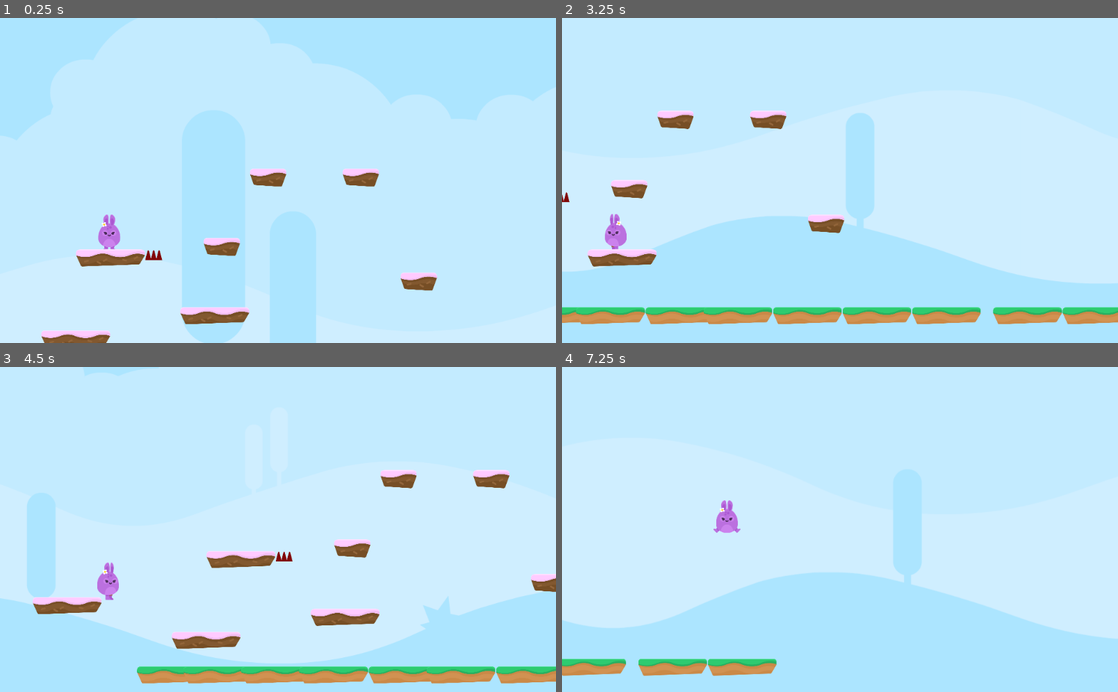
Above: before the commit, frames 1-4 (two rows, left to right).
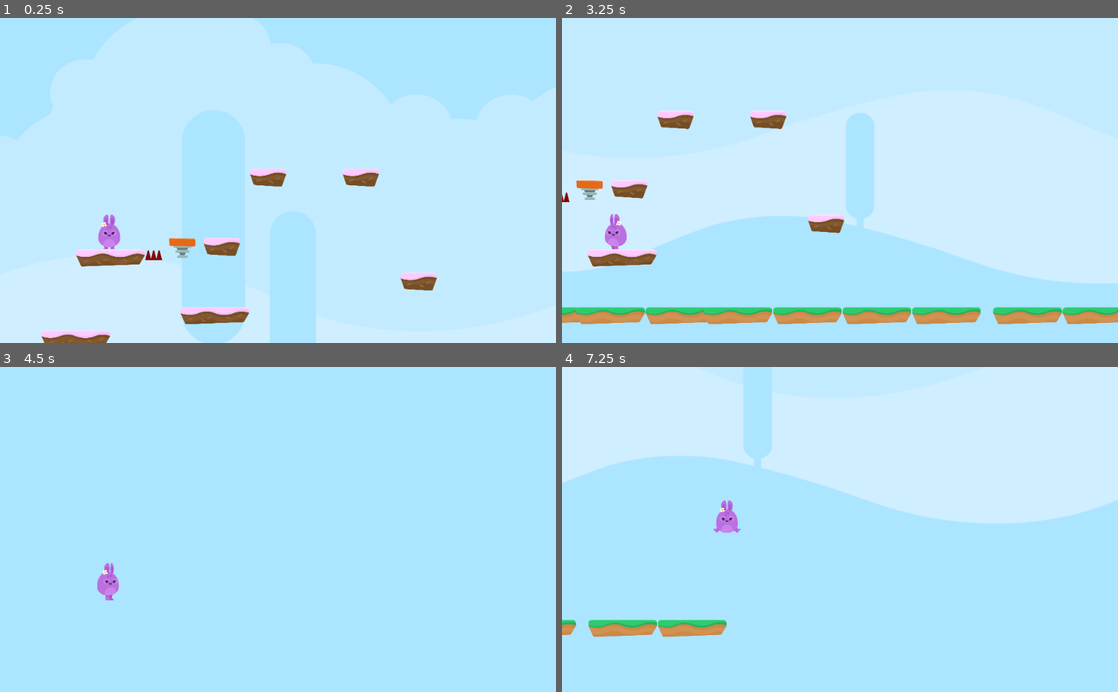
Above: after the commit, the same moments.

Repository: binarin/discovering-godot
Game: Godot game, scene res://Scenes/Levels/Level1.tscn
Two runs of this game, one before a commit and one after it. Both use one fixed random seed, a clock stepped at 60 frames per second and the inputs below.
Inputs:
- Up to frame 1 (0.25 s): no input
- Up to frame 2 (3.25 s): hold W (jump) 0.53-1.28 s; hold D (right) 0.53-2.03 s; tap W (jump) at 1.35, 1.52, 1.82, 2.85, 3.02 s; hold W (jump) 2.03-2.78 s; hold A (left) from 2.03 s (still down)
- Up to frame 3 (4.5 s): tap W (jump) at 3.32, 4.35 s; hold W (jump) 3.53-4.28 s; release A (left) at 4.28 s; hold D (right) from 4.28 s (still down)
- Up to frame 4 (7.25 s): keep holding D (right); tap W (jump) at 4.52, 4.82, 5.85, 6.02, 6.32 s; hold W (jump) 5.03-5.78 s; hold W (jump) from 6.53 s (still down)

The runs differ from the first frame. In frame 1, 0.2% of the frame differs, in the area x 30-36%, y 67-74%; in frame 2, 0.2%; in frame 3, 47%, in the area x 0-100%, y 12-98%; in frame 4, 37%.

Commit message:
More hoppy days

Diff:
--- a/HoppyDays/Hazards/Hazards.gd
+++ b/HoppyDays/Hazards/Hazards.gd
@@ -3,5 +3,4 @@
 
 
 func _on_SpikeTop_body_entered(body):
-	if body.has_method("hurt"):
-		body.hurt()
+	get_tree().call_group("Gamestate", "hurt")
--- /dev/null
+++ b/HoppyDays/Items/JumpPad.gd
@@ -0,0 +1,8 @@
+extends Area2D
+
+
+
+func _on_JumpPad_body_entered(body):
+	if body.has_method("boost"):
+		$AnimationPlayer.play("boost")
+		body.boost()
--- /dev/null
+++ b/HoppyDays/Items/JumpPad.tscn
@@ -0,0 +1,60 @@
+[gd_scene load_steps=8 format=2]
+
+[ext_resource path="res://GFX/Items/spring_in.png" type="Texture" id=1]
+[ext_resource path="res://GFX/Items/spring.png" type="Texture" id=2]
+[ext_resource path="res://Items/JumpPad.gd" type="Script" id=3]
+[ext_resource path="res://GFX/Items/spring_out.png" type="Texture" id=4]
+
+[sub_resource type="SpriteFrames" id=1]
+animations = [ {
+"frames": [ ExtResource( 2 ), ExtResource( 1 ) ],
+"loop": true,
+"name": "default",
+"speed": 1.5
+}, {
+"frames": [ ExtResource( 1 ), ExtResource( 4 ) ],
+"loop": true,
+"name": "boost",
+"speed": 2.5
+} ]
+
+[sub_resource type="RectangleShape2D" id=2]
+extents = Vector2( 69.8763, 38.2131 )
+
+[sub_resource type="Animation" id=3]
+resource_name = "boost"
+length = 2.0
+tracks/0/type = "value"
+tracks/0/path = NodePath("AnimatedSprite:animation")
+tracks/0/interp = 1
+tracks/0/loop_wrap = true
+tracks/0/imported = false
+tracks/0/enabled = true
+tracks/0/keys = {
+"times": PoolRealArray( 0, 1.5, 2 ),
+"transitions": PoolRealArray( 1, 1, 1 ),
+"update": 1,
+"values": [ "boost", "boost", "default" ]
+}
+
+[node name="JumpPad" type="Area2D"]
+collision_layer = 8
+script = ExtResource( 3 )
+__meta__ = {
+"_edit_group_": true
+}
+
+[node name="AnimatedSprite" type="AnimatedSprite" parent="."]
+frames = SubResource( 1 )
+animation = "boost"
+frame = 1
+playing = true
+
+[node name="CollisionShape2D" type="CollisionShape2D" parent="."]
+visible = false
+position = Vector2( -0.568817, 2.27521 )
+shape = SubResource( 2 )
+
+[node name="AnimationPlayer" type="AnimationPlayer" parent="."]
+anims/boost = SubResource( 3 )
+[connection signal="body_entered" from="." to="." method="_on_JumpPad_body_entered"]
--- /dev/null
+++ b/HoppyDays/Levels/GameState.gd
@@ -0,0 +1,18 @@
+extends Node2D
+
+
+var lives = 3
+
+
+func _ready():
+	add_to_group("Gamestate")
+
+func hurt():
+	lives -= 1
+	$Player.hurt()
+	# if lives < 0 then end game
+	if lives < 0:
+		end_game()
+
+func end_game():
+	get_tree().change_scene("res://Scenes/GameOver.tscn")
--- a/HoppyDays/Player/Player.gd
+++ b/HoppyDays/Player/Player.gd
@@ -5,10 +5,10 @@
 const UP = Vector2(0, -1)
 const JUMP_SPEED = 5000
 const WORLD_LIMIT = 4000
+const BOOST_MULTIPLIER = 2
 
 var motion = Vector2(0, 0)
 
-var lives = 3
 
 signal animate
 
@@ -35,7 +35,7 @@
 
 func apply_gravity():
 	if position.y > WORLD_LIMIT:
-		end_game()
+		get_tree().call_group("Gamestate", "end_game")
 	if is_on_ceiling():
 		motion.y = 0
 	if not is_on_floor():
@@ -46,14 +46,18 @@
 func jump():
 	if Input.is_action_pressed("jump") and is_on_floor():
 		motion.y -= JUMP_SPEED
+		$JumpSFX.play()
 
-func end_game():
-	get_tree().change_scene("res://Scenes/GameOver.tscn")
+
 
 func hurt():
 	position.y -= 1
 	yield(get_tree(), "idle_frame")
 	motion.y -= JUMP_SPEED
-	lives -= 1
-	if lives <= 0:
-		end_game()
+	$PainSFX.play()
+
+func boost():
+	position.y -= 1
+	motion.y = 0
+	yield(get_tree(), "idle_frame")
+	motion.y -= JUMP_SPEED * BOOST_MULTIPLIER
--- a/HoppyDays/Player/Player.tscn
+++ b/HoppyDays/Player/Player.tscn
@@ -6,13 +6,15 @@
 [ext_resource path="res://GFX/Background/bg_layer2.png" type="Texture" id=4]
 [ext_resource path="res://GFX/Background/bg_layer3.png" type="Texture" id=5]
 [ext_resource path="res://GFX/Background/bg_layer4.png" type="Texture" id=6]
+[ext_resource path="res://SFX/pain.ogg" type="AudioStream" id=7]
+[ext_resource path="res://SFX/jump1.ogg" type="AudioStream" id=8]
 
 [sub_resource type="CapsuleShape2D" id=1]
 radius = 56.1844
 height = 76.0676
 
 [node name="Player" type="KinematicBody2D"]
-collision_mask = 6
+collision_mask = 14
 script = ExtResource( 2 )
 __meta__ = {
 "_edit_group_": true
@@ -83,4 +85,12 @@
 __meta__ = {
 "_edit_use_anchors_": false
 }
+
+[node name="JumpSFX" type="AudioStreamPlayer" parent="."]
+stream = ExtResource( 8 )
+volume_db = -29.282
+
+[node name="PainSFX" type="AudioStreamPlayer" parent="."]
+stream = ExtResource( 7 )
+volume_db = -27.144
 [connection signal="animate" from="." to="PlayerAnimation" method="_on_Player_animate"]
--- a/HoppyDays/Scenes/Levels/Level1.tscn
+++ b/HoppyDays/Scenes/Levels/Level1.tscn
@@ -1,10 +1,14 @@
-[gd_scene load_steps=4 format=2]
+[gd_scene load_steps=7 format=2]
 
 [ext_resource path="res://Scenes/Levels/Tileset.tres" type="TileSet" id=1]
 [ext_resource path="res://Player/Player.tscn" type="PackedScene" id=2]
 [ext_resource path="res://Hazards/SpikeTop.tscn" type="PackedScene" id=3]
+[ext_resource path="res://SFX/Chiptune_Adventures_1.ogg" type="AudioStream" id=4]
+[ext_resource path="res://Items/JumpPad.tscn" type="PackedScene" id=5]
+[ext_resource path="res://Levels/GameState.gd" type="Script" id=6]
 
 [node name="Level1" type="Node2D"]
+script = ExtResource( 6 )
 
 [node name="Player" parent="." instance=ExtResource( 2 )]
 position = Vector2( 431.956, 108.652 )
@@ -20,3 +24,13 @@
 
 [node name="SpikeTop" parent="Hazards" instance=ExtResource( 3 )]
 position = Vector2( 745.15, 689.631 )
+
+[node name="BGM" type="AudioStreamPlayer" parent="."]
+stream = ExtResource( 4 )
+volume_db = -31.301
+autoplay = true
+
+[node name="JumpPads" type="Node" parent="."]
+
+[node name="JumpPad" parent="JumpPads" instance=ExtResource( 5 )]
+position = Vector2( 902.012, 649.812 )
--- a/HoppyDays/project.godot
+++ b/HoppyDays/project.godot
@@ -43,6 +43,7 @@
 2d_physics/layer_1="Player"
 2d_physics/layer_2="Terrain"
 2d_physics/layer_3="Hazards"
+2d_physics/layer_4="Items"
 
 [rendering]
 
Not shown: 1 places in HoppyDays/Player/Player.tscn that only renumber resources
Not shown, changed: HoppyDays/SFX/jump1.ogg.import
Not shown, changed: HoppyDays/SFX/pain.ogg.import
